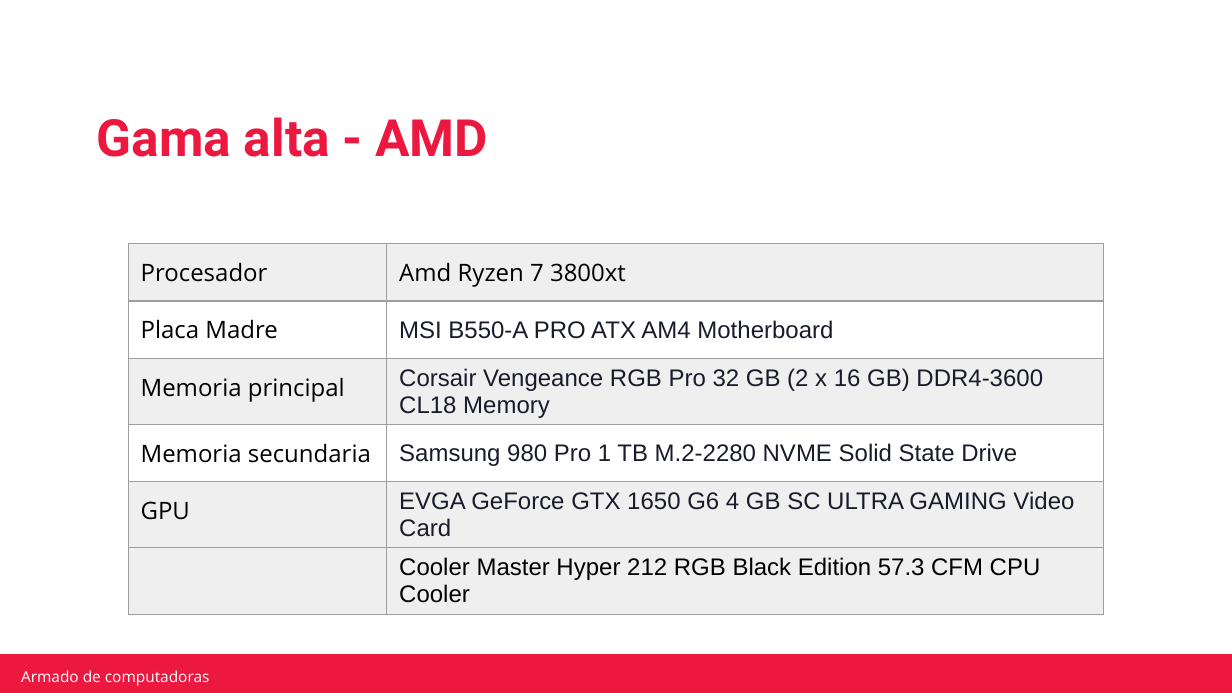
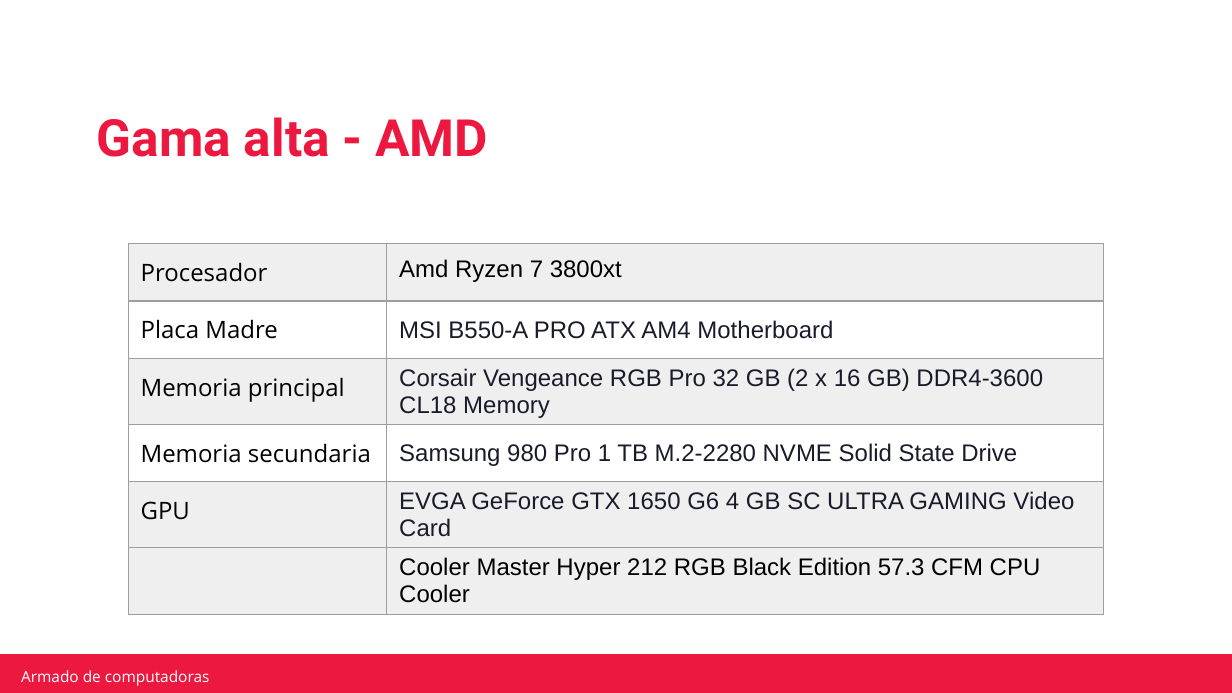
Before and after one commit to DigitalHouse-II/Mochila-C2, a slide deck: slide 19 of Entrega1/Entrega-1_Pizarro_Maria.pptx. Drawn at 1232x693 pixels with LibreOffice and Linux fonts; fonts in the diff are those of the drawing; background and template pictures are left out. Boxes give left, top, right and bottom in pixels: in the first picture for what was removed or moved away, otherwise in the second. Text is boxed around its words. In the diff, an @@ line names an element or a change of style, - is before the commit and + after.

```diff
--- a/Entrega1/Entrega-1_Pizarro_Maria.pptx
+++ b/Entrega1/Entrega-1_Pizarro_Maria.pptx
@@ table at bbox=[128, 244, 1104, 614] @@
@@ font Open Sans to Arial in "Amd Ryzen 7 3800xt" @@
```
Also in this commit, not shown: 8 other slides changed.
